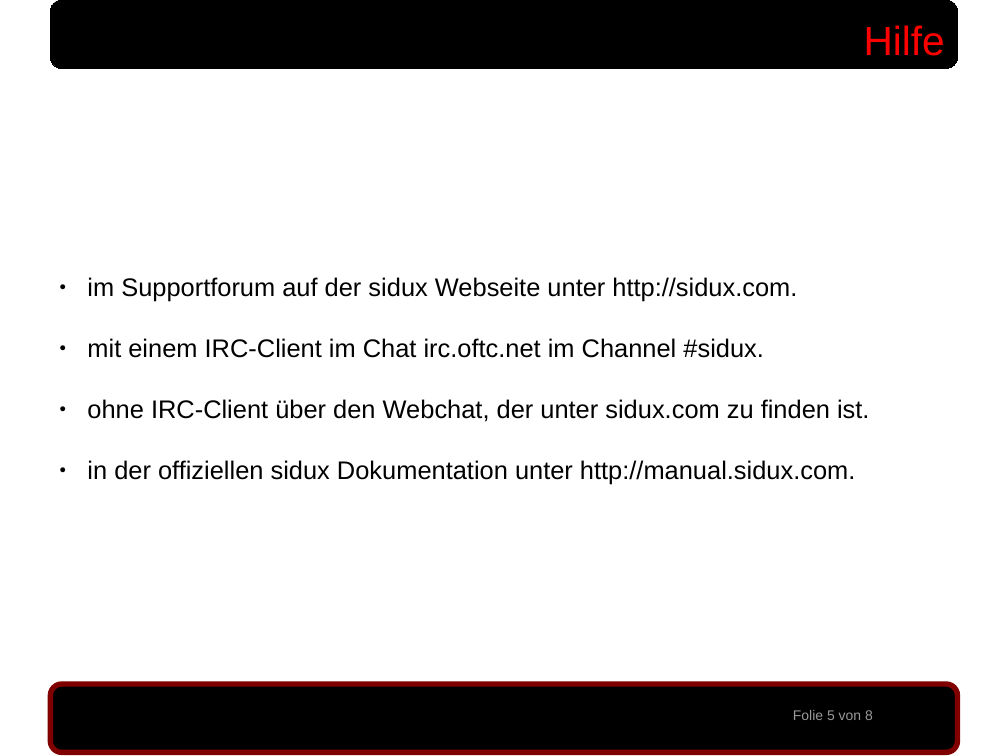
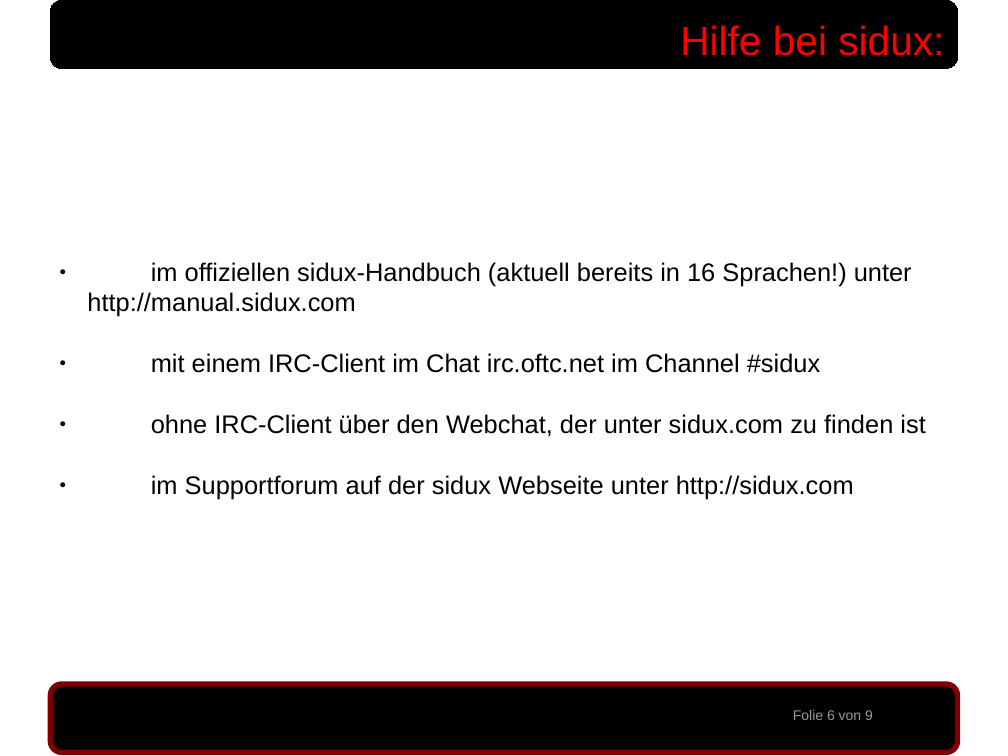
Before and after one commit to sidux-ev/praesentation, a slide deck: slide 6 of bin/sigint2010_koeln.odp (slide 5 before the commit). Drawn at 1008x756 pixels with LibreOffice and Linux fonts; fonts in the diff are those of the drawing; background and template pictures are left out. Boxes give left, top, right and bottom in pixels: in the first picture for what was removed or moved away, otherwise in the second. Text is boxed around its words. In the diff, an @@ line names an element or a change of style, - is before the commit and + after.

```diff
--- a/bin/sigint2010_koeln.odp
+++ b/bin/sigint2010_koeln.odp
@@ text at (x1=680, y1=25, x2=944, y2=56): text changed @@
-Hilfe
+Hilfe bei sidux:
@@ text at (x1=87, y1=262, x2=925, y2=500): text changed @@
-● im Supportforum auf der sidux Webseite unter http://sidux.com.
-● mit einem IRC-Client im Chat irc.oftc.net im Channel #sidux.
-● ohne IRC-Client über den Webchat, der unter sidux.com zu finden ist.
-● in der offiziellen sidux Dokumentation unter http://manual.sidux.com.
+● im offiziellen sidux-Handbuch (aktuell bereits in 16 Sprachen!) unter
+  http://manual.sidux.com
+● mit einem IRC-Client im Chat irc.oftc.net im Channel #sidux
+● ohne IRC-Client über den Webchat, der unter sidux.com zu finden ist
+● im Supportforum auf der sidux Webseite unter http://sidux.com
@@ text at (x1=793, y1=710, x2=873, y2=720): text changed @@
-Folie 5 von 8
+Folie 6 von 9
```
Also in this commit, not shown: 7 other slides changed, 1 slide added, 2 other files.
